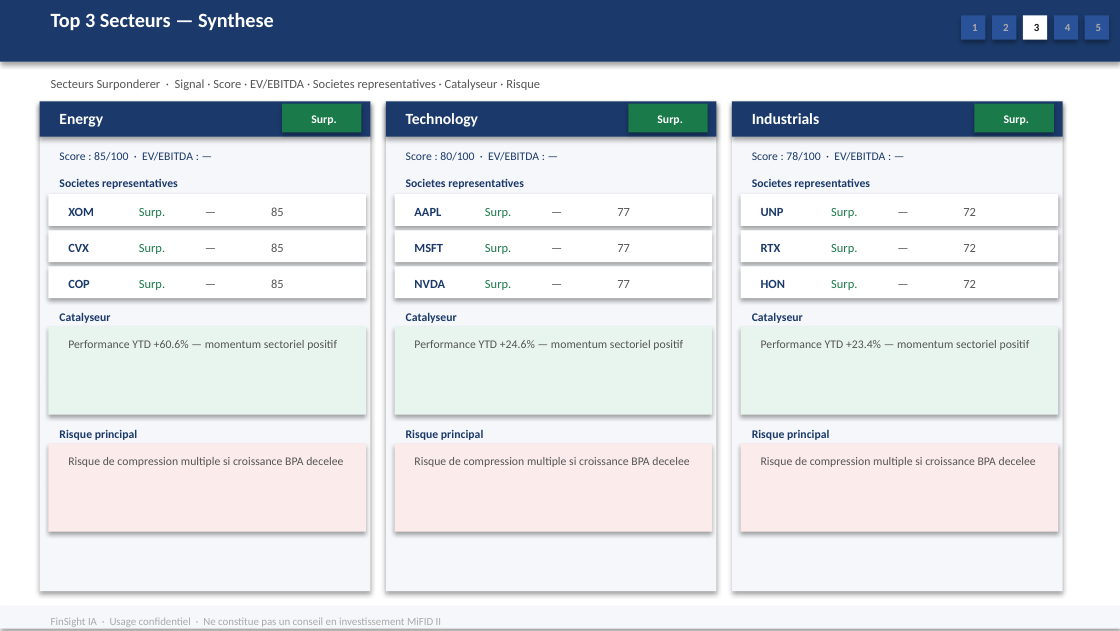
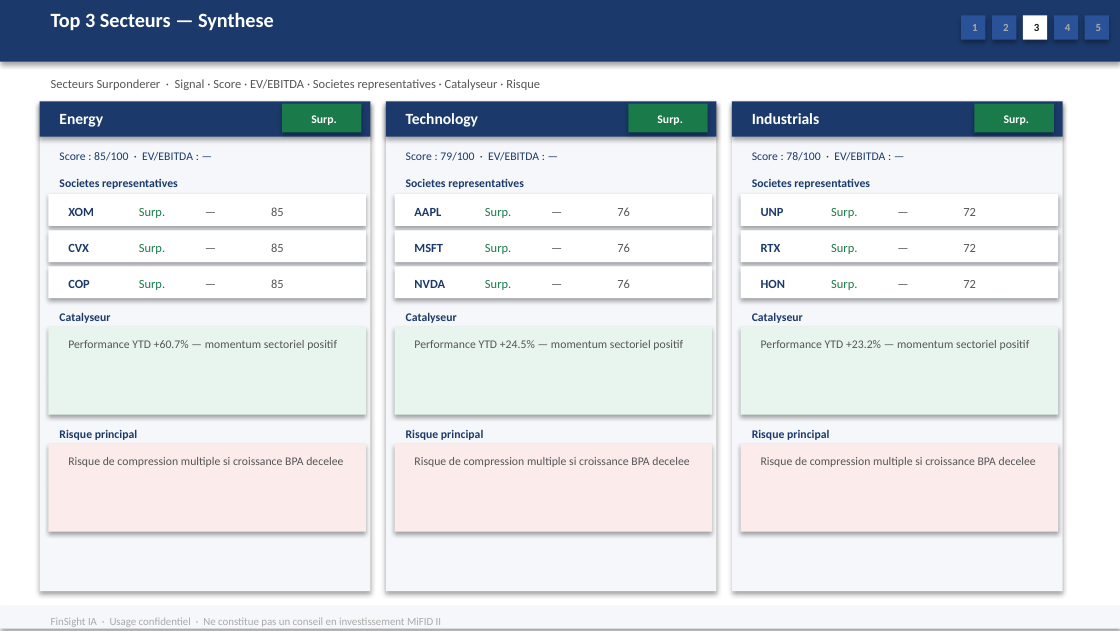
Before and after one commit to baptistejeh07-art/finsight-ia, a slide deck: slide 13 of preview/indice_SP_500/indice_SP_500.pptx. Drawn at 1120x631 pixels with LibreOffice and Linux fonts; fonts in the diff are those of the drawing. Boxes give left, top, right and bottom in pixels: in the first picture for what was removed or moved away, otherwise in the second. Text is boxed around its words. In the diff, an @@ line names an element or a change of style, - is before the commit and + after.

```diff
--- a/preview/indice_SP_500/indice_SP_500.pptx
+++ b/preview/indice_SP_500/indice_SP_500.pptx
@@ text at box(406, 152, 539, 161): text changed @@
-Score : 80/100 · EV/EBITDA : —
+Score : 79/100 · EV/EBITDA : —
@@ text at box(617, 207, 630, 216): text changed @@
-77
+76
@@ text at box(617, 243, 630, 252): text changed @@
-77
+76
@@ text at box(617, 279, 630, 288): text changed @@
-77
+76
@@ text at box(68, 340, 337, 350): text changed @@
-Performance YTD +60.6% — momentum sectoriel positif
+Performance YTD +60.7% — momentum sectoriel positif
@@ text at box(414, 340, 683, 350): text changed @@
-Performance YTD +24.6% — momentum sectoriel positif
+Performance YTD +24.5% — momentum sectoriel positif
@@ text at box(761, 340, 1030, 350): text changed @@
-Performance YTD +23.4% — momentum sectoriel positif
+Performance YTD +23.2% — momentum sectoriel positif
```
Also in this commit, not shown: 8 other slides changed, 1 other file.
